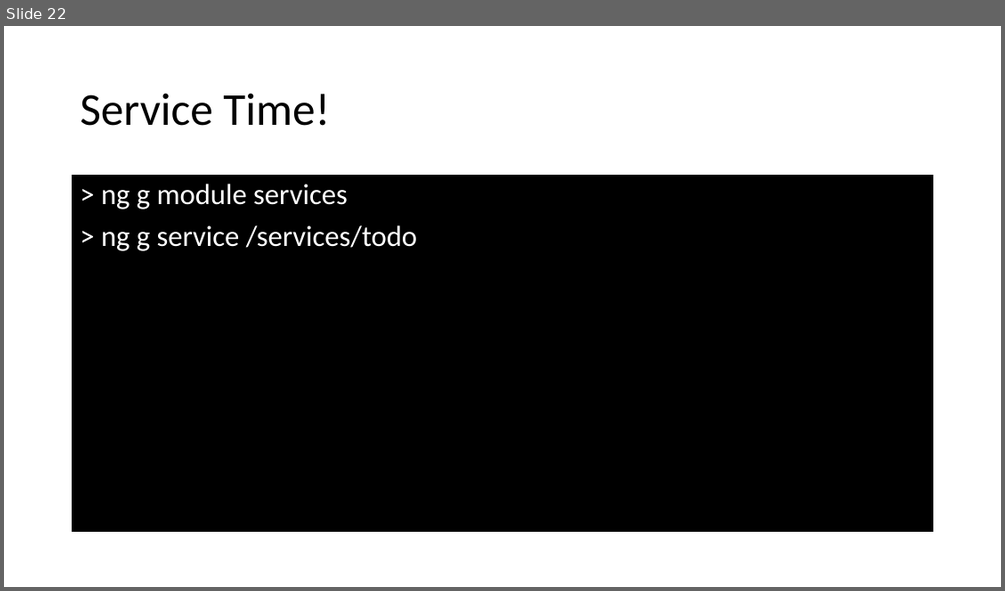
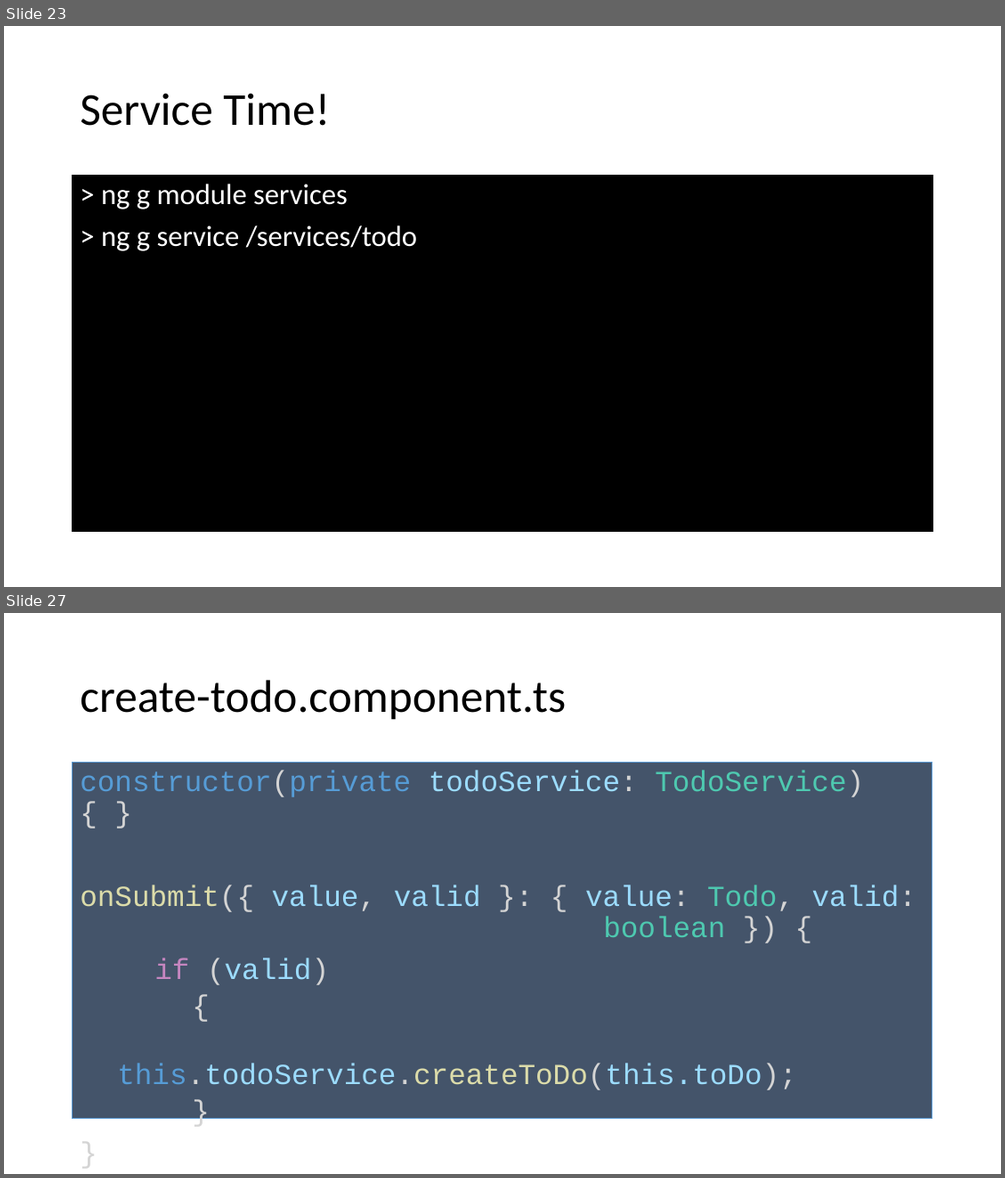
Before and after one commit to spirit-coding/todo-app-aj33349, a slide deck: Angular2.pptx. Shown one above the other, each under a label of ours: slide 22 before the commit, slides 23 and 27 after it; the slides between them are not shown. The pictures are 1005x591 and 1005x1178 pixels, drawn with LibreOffice and Linux fonts; fonts in the diff are those of the drawing. Boxes give left, top, right and bottom in pixels: in the first picture for what was removed or moved away, otherwise in the second. Text is boxed around its words. In the diff, an @@ line names an element or a change of style, - is before the commit and + after.

Commit message:
start service calls

```diff
--- a/Angular2.pptx
+++ b/Angular2.pptx
@@ slide 27 added at bbox=[4, 613, 1001, 1174], background #FFFFFF @@
@@ title added at bbox=[80, 680, 566, 720], 44 pt, text #000000 @@
+create-todo.component.ts
@@ text added at bbox=[73, 763, 933, 1119], fill #44546A, outline #5B9BD5 0.75 pt, 28 pt, text #9CDCFE @@
+constructor(private todoService: TodoService) { }
+onSubmit({ value, valid }: { value: Todo, valid: boolean }) {
+if (valid)
+  {
+  this.todoService.createToDo(this.toDo);
+  }
+}
@@ what was slide 22 is now slide 23 @@
```
Also in this commit, not shown: 9 slides changed, 4 other slides added, 3 other files.
